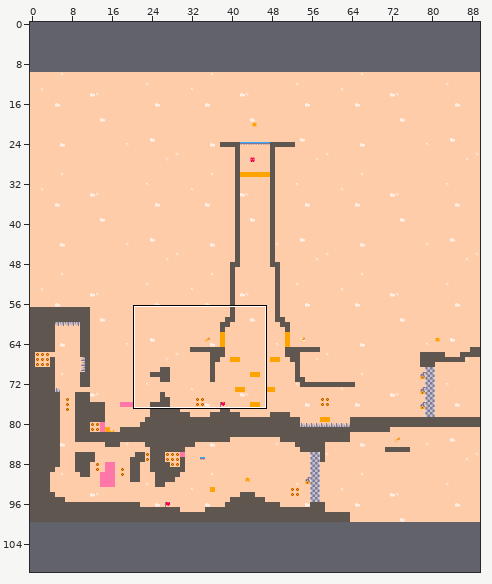
Two versions of a level (Tiled map (JSON), assets/tilemaps/openLevel.tmj). Above: a wide view before the commit, with the close-up outlined.
Close-up. Before:
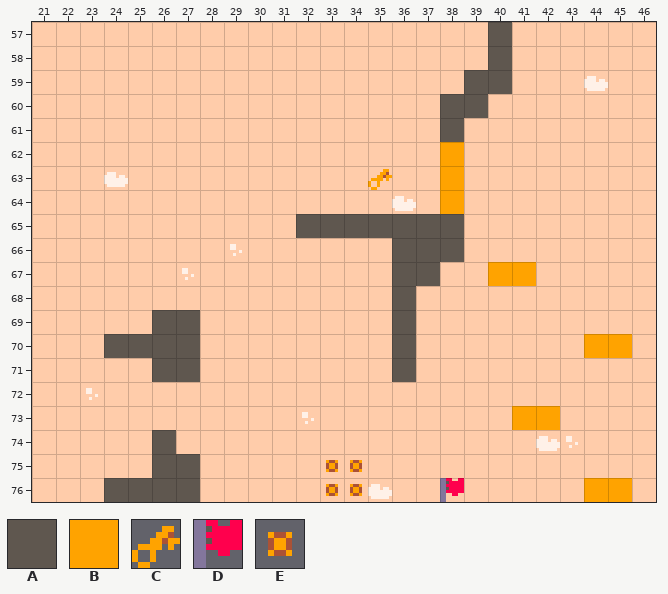
Cells are 8x8 px. Shown: x 21..46, y 57..76. The commit also changed other parts of the map, which this record leaves out. The old version is drawn lined up with the new one.
Key: from "Pico-8-Platformer": A 2, B 19, C 66, D 73, E 88.
_ is an empty cell.
Objects are placed by their top-left corner, in cells (3,4 is the top-left corner of cell 3,4); size is 1x1 cell unless given.
Layers that did not change in this view are not listed.
Layer "Terrain" before, first column x 21:
57 ___________________A______
58 ___________________A______
59 __________________AA______
60 _________________AA_______
61 _________________A________
62 _________________B________
63 _________________B________
64 _________________B________
65 ___________AAAAAAA________
66 _______________AAA________
67 _______________AA__BB_____
68 _______________A__________
69 _____AA________A__________
70 ___AAAA________A_______BB_
71 _____AA________A__________
72 __________________________
73 ____________________BB____
74 _____A____________________
75 _____AA_____EE____________
76 ___AAAA_____EE___D_____BB_
Objects on layer "Objects" before:
C "Key3" at 35,63
The same view after the edit:
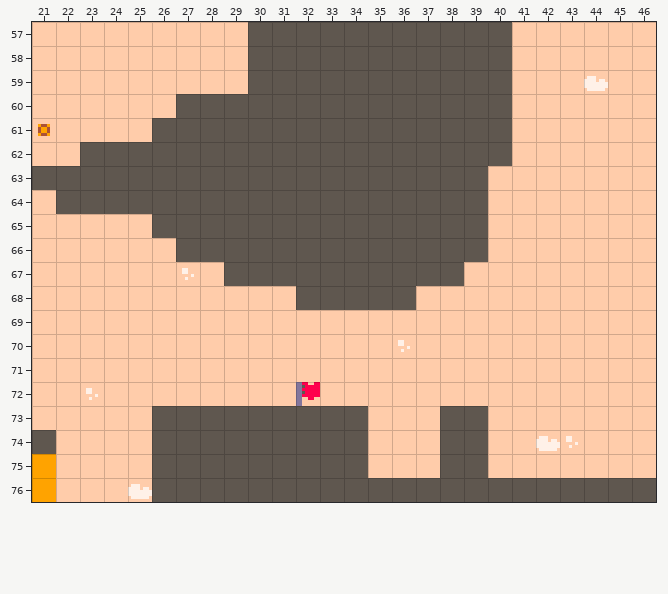
What changed:
map size 90x90 -> 90x140 cells (old content now starts at 0,10; both pictures use the new coordinates)
Layer "Terrain":
Tile B becomes tile A in rows 62 to 64 at x 38; in row 76 at x 44 to 45.
Tile D becomes tile A in row 76 at x 38.
Tile E becomes tile A in rows 75 to 76 at x 33 to 34.
The author put tile A in rows 57 to 58 at x 30 to 39; in row 59 at x 30 to 38; in row 60 at x 27 to 37 and 40; in row 61 at x 26 to 37 and 39 to 40; in row 62 at x 23 to 37 and 39 to 40; in row 63 at x 21 to 37 and 39.
The author put tile A in row 64 at x 22 to 37 and 39; in row 65 at x 26 to 31 and 39; in row 66 at x 27 to 35 and 39; in row 67 at x 29 to 35 and 38; in row 68 at x 32 to 35; in row 73 at x 26 to 34 and 38 to 39.
The author put tile A in row 74 at x 21, 27 to 34 and 38 to 39; in row 75 at x 28 to 32 and 38 to 39; in row 76 at x 28 to 32, 35 to 37, 39 to 43 and 46.
The author put tile B in rows 75 to 76 at x 21.
The author put tile D in row 72 at x 32.
The author put tile E in row 61 at x 21.
Tile A is removed in row 69 at x 26 to 27 and 36; in row 70 at x 24 to 27 and 36; in row 71 at x 26 to 27 and 36; in row 76 at x 24 to 25.
Tile B is removed in row 67 at x 40 to 41; in row 70 at x 44 to 45; in row 73 at x 41 to 42.
Layer "Objects":
Object C "Key3" at 35,63 moves outside this view.
Boxes around the changes in both close-ups, in picture pixels (x1, y1, x2, y2):
changed: (32, 22, 536, 382)
removed: (584, 334, 632, 358)
changed: (152, 382, 656, 502)
added: (32, 430, 56, 502)
removed: (104, 478, 152, 502)
